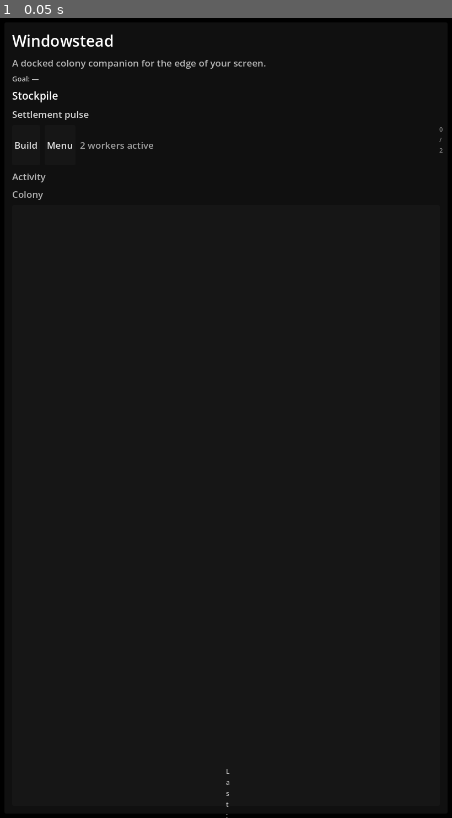
Above: before the commit, frame 1.
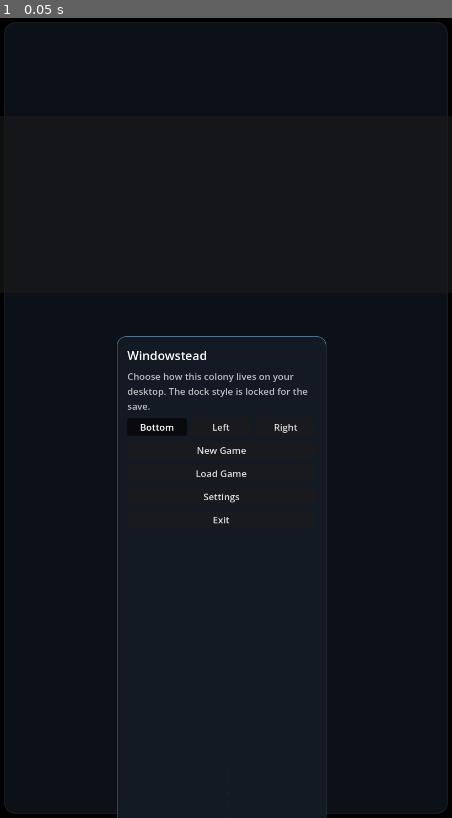
Above: after the commit, the same moment.

Repository: misospace/windowstead
Game: Godot game, scene res://scenes/main.tscn
Two runs of this game, one before a commit and one after it. Both use one fixed random seed, a clock stepped at 60 frames per second and the inputs below.
Inputs:
- Up to frame 1 (0.05 s): no input

The runs differ from the first frame. In frame 1, 2.1% of the frame differs, in the area x 2-99%, y 2-100%.
Error before the commit: Parse Error: Cannot infer the type of "amt" variable because the value doesn't have a set type. (res://scripts/game_state.gd:113)

Commit message:
Fix GDScript type inference errors in smoke test

Diff:
--- a/scripts/game_state.gd
+++ b/scripts/game_state.gd
@@ -110,10 +110,10 @@
 					if not tile.has(tile_key):
 						return {"valid": false, "reason": "tile[%d] missing key '%s'" % [i, tile_key]}
 				# Validate tile shape: amount must be numeric, resource must be string
-				var amt := tile.get("amount", -1)
+				var amt: Variant = tile.get("amount", -1)
 				if typeof(amt) != TYPE_INT and typeof(amt) != TYPE_FLOAT:
 					return {"valid": false, "reason": "tile[%d].amount must be numeric" % i}
-				var res := tile.get("resource", "")
+				var res: Variant = tile.get("resource", "")
 				if typeof(res) != TYPE_STRING:
 					return {"valid": false, "reason": "tile[%d].resource must be string" % i}
 				# build_kind is optional; if present must be string
--- a/scripts/main.gd
+++ b/scripts/main.gd
@@ -348,8 +348,8 @@
 	sync_dock_option(chosen_anchor)
 	save_settings()
 	# Backup current save before destructive reset (issue #178)
-	var _gs := GameState.new()
-	var _bk := _gs.backup_save()
+	var _gs: GameState = GameState.new()
+	var _bk: String = _gs.backup_save()
 	if not _bk.is_empty():
 		push_event_safe("Backup saved before reset: %s" % _bk.get_file())
 	apply_dock_position()
